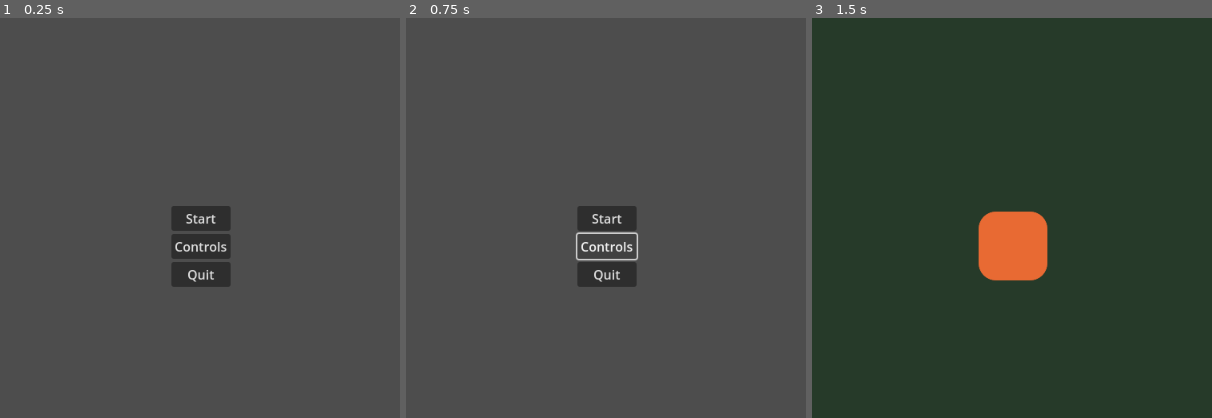
Above: before the commit, frames 1-3 (left to right).
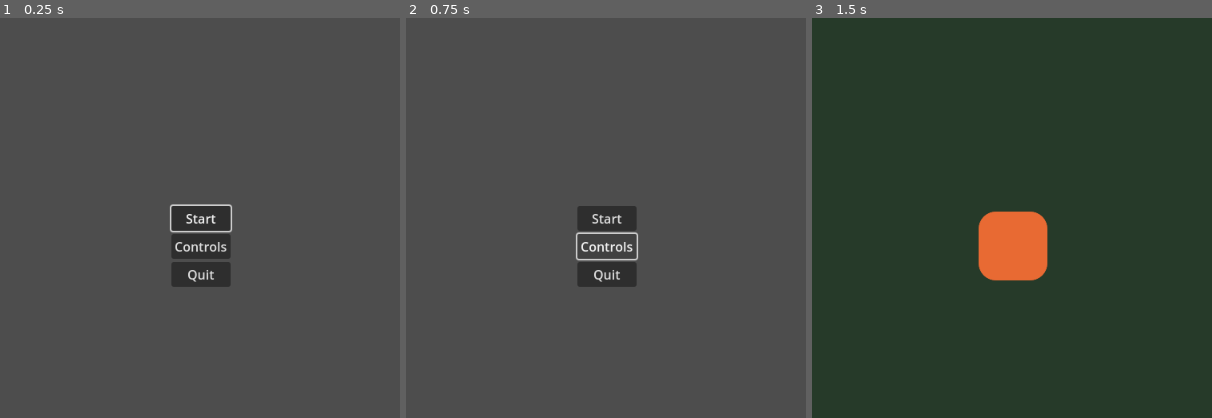
Above: after the commit, the same moments.

Repository: StrangerTNY/HAW_IS_Projekt
Game: Godot game, scene res://src/scenes/main.tscn
The game is run twice, just before and just after one commit, with the same random seed, the same clock (stepped at 60 frames per second) and the same inputs.
Inputs:
- Up to frame 1 (0.25 s): no input
- Up to frame 2 (0.75 s): click "Controls" at 0.5 s
- Up to frame 3 (1.5 s): click "Start" at 1.25 s
The pictures show only the part of the screen within x 25-75%, y 22-72%; the shares and areas given below are measured in that part.

The runs differ from the first frame. In frame 1, 0.2% of the frame differs, in the area x 42-58%, y 46-54%; in frame 2, nothing differs; in frame 3, nothing differs.

Commit message:
Menü Erweiterung
Quit Button funktioniert jetzt.
Menü ist über Tastatur steuerbar.
Es muss noch eine Controls Szene erstellt werden zu der der Menü Punkt weiterleitet

Diff:
--- a/src/scenes/main.tscn
+++ b/src/scenes/main.tscn
@@ -39,3 +39,5 @@
 "
 
 [connection signal="pressed" from="VBoxContainer/StartButton" to="." method="_on_start_button_pressed"]
+[connection signal="pressed" from="VBoxContainer/ControlButton" to="." method="_on_control_button_pressed"]
+[connection signal="pressed" from="VBoxContainer/QuitButton" to="." method="_on_quit_button_pressed"]
--- a/src/scripts/menu.gd
+++ b/src/scripts/menu.gd
@@ -3,7 +3,7 @@
 
 # Called when the node enters the scene tree for the first time.
 func _ready():
-	pass # Replace with function body.
+	$VBoxContainer/StartButton.grab_focus()
 
 
 # Called every frame. 'delta' is the elapsed time since the previous frame.
@@ -13,3 +13,11 @@
 
 func _on_start_button_pressed():
 	get_tree().change_scene_to_file("res://src/scenes/test_level.tscn")
+
+
+func _on_control_button_pressed():
+	pass # Replace with function body.
+
+
+func _on_quit_button_pressed():
+	get_tree().quit()
